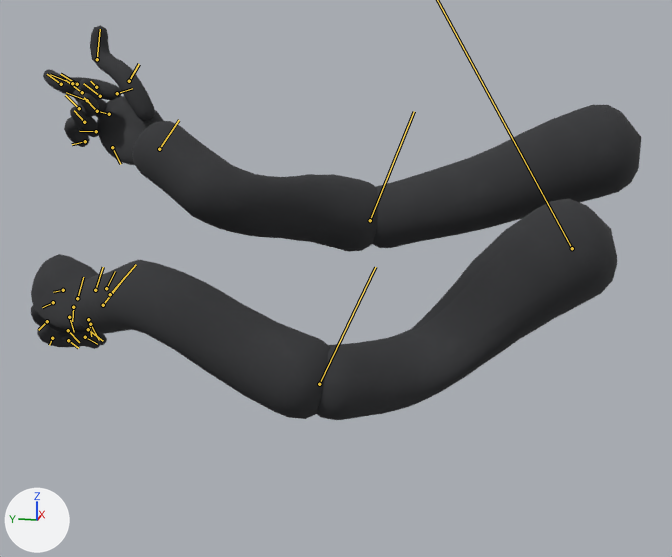
One commit to the glTF model assets/models/fps_arms.glb: the scene before it, then after it.
Before and after are seen from a 50 mm camera at (-0.985, -0.543, 0.134) aimed at (-0.056, -0.357, -0.098). The axes (+X, +Y, +Z) are drawn at lower left. The lights are the same throughout. The older version comes first. Both versions are drawn at frame 22 of the action 'Reload'; the numbers are the values there. The bones that change, and the others that lie on the model, are drawn over the model as lines.

In view in the first picture: 'Arms_Mesh'.
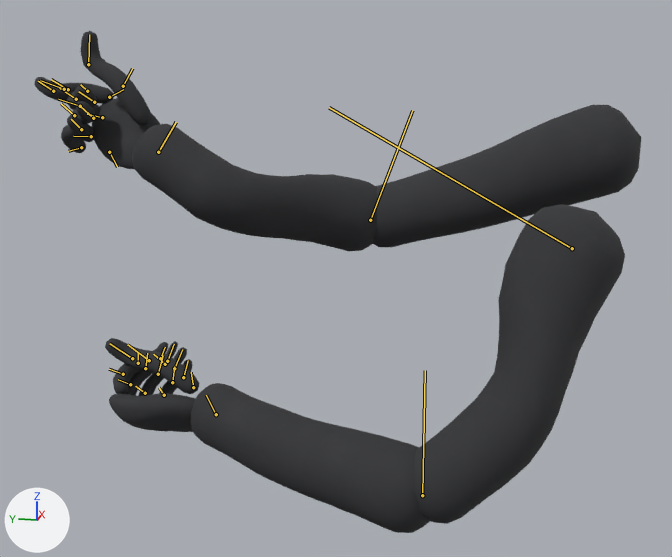
Where the change shows, as pixel boxes [x1, y1, x2, y2] in the pictures (672 x 557 px):
'Arms_Mesh', posed (27% taller)
    before: [31, 25, 641, 420]
    after: [34, 31, 641, 533]
bone 'L_elbow_01', root to tip
    before: (319, 384) to (375, 267)
    after: (422, 495) to (425, 370)
bone 'L_wrist_03', root to tip
    before: (103, 305) to (124, 277)
    after: (216, 414) to (206, 395)
bone 'R_elbow_026', root to tip
    before: (370, 220) to (414, 111)
    after: (370, 220) to (412, 110)
bone 'R_wrist_028', root to tip
    before: (159, 149) to (179, 120)
    after: (158, 152) to (176, 122)

The edits, one by one:
Bone 'L_arm_00' (bone_l_arm_00) turns from (-4, 8, 0) to (-36, 7, -7) degrees about its own x, y and z.
Bone 'L_elbow_01' (bone_l_elbow_01) turns from (-7, -1, -55) to (16, -13, -9) degrees about its own x, y and z.
Bone 'L_wrist_03' (bone_l_wrist_03) turns from (11, -38, -41) to (5, -4, -4) degrees about its own x, y and z.
Bone 'R_elbow_026' (bone_r_elbow_026) turns from (7, 4, -7) to (6, 3, -7) degrees about its own x, y and z.
Bone 'R_wrist_028' (bone_r_wrist_028) turns from (22, -28, -15) to (18, -25, -13) degrees about its own x, y and z.
